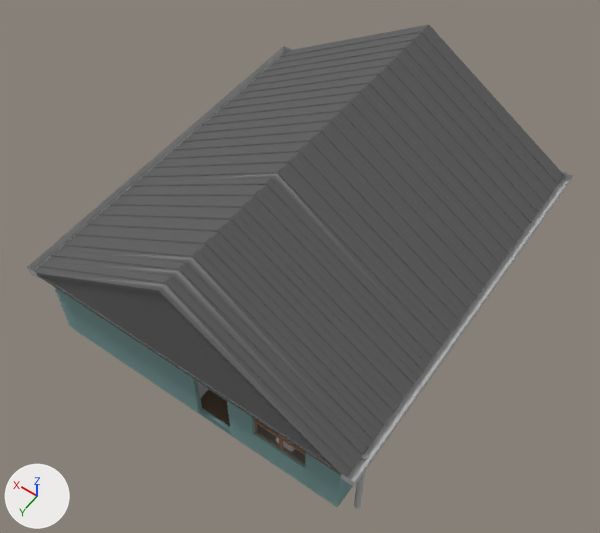
The Blender file NCEA Game 2024/Assets/Blender/betterhouse.blend as it was, and as the next commit left it.
Both versions are drawn from a 50 mm camera at (-11.9, 17.4, 27.6) aimed at (-0.5, 1.4, 2.5). Every picture has the same lights, and +X, +Y and +Z are marked at lower left.

The first picture shows 'Glass.col', 'Gutters', 'House.col', 'Roof.col'.
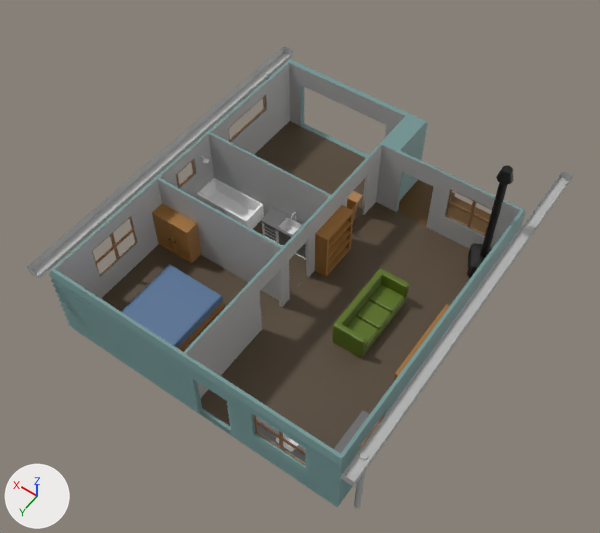
What differs and where, as boxes [x1, y1, x2, y2] in the pictures (600 x 533 px):
'Roof.col', hidden: before [34, 25, 564, 477]
'Couch.col', added (green): after [332, 269, 409, 358]
'Bookshelf.col', added (brown): after [315, 205, 354, 277]
'Bath.col', added: after [197, 178, 264, 229]
'Fireplace.col', added (black): after [466, 165, 514, 279]
    faces in mat_knobs (black #000000): [467, 165, 514, 279]
'TVStand.col', added: after [393, 304, 449, 382]
'House.col', unchanged, uncovered by the edit: before [53, 286, 352, 507]; after [49, 59, 526, 507]
'Bed.col', unchanged, uncovered by the edit: after [121, 264, 224, 351]
'Cupboard.col', unchanged, uncovered by the edit: after [152, 203, 202, 263]

What changed in the scene script:
```text
Add mat_material:
    mat_material = principled_material('Material')
    mat_material.base_color = (1.0, 1.0, 1.0)  # white #ffffff
Add mat_couch:
    mat_couch = principled_material('Couch')
    mat_couch.base_color = (0.0971, 0.161, 0.00696)  # dark green #587014
Add mat_wood_2:
    mat_wood_2 = principled_material('Wood 2')
    mat_wood_2.base_color = (0.181, 0.0901, 0.0239)  # brown #76552b
Add me_cube_010:
    me_cube_010.from_pydata(...)  # 16 vertices, 14 faces; spans x -1.0..3.42, y -1.0..1.0, z -1.0..1.0
    me_cube_010.materials.append(mat_material)  # white #ffffff
Add me_cube_009:
    me_cube_009.from_pydata(...)  # 560 vertices, 559 faces; spans x -0.74..0.7, y -1.71..1.71, z -0.3..0.91
    me_cube_009.materials.append(mat_couch)  # dark green #587014
Add me_cube_008:
    me_cube_008.from_pydata(...)  # 62 vertices, 60 faces; spans x -0.3..0.3, y -0.94..0.94, z -1.22..1.22
    me_cube_008.materials.append(mat_bedframe)  # brown #a27135
Add me_cube_003:
    me_cube_003.from_pydata(...)  # 656 vertices, 590 faces; spans x -0.41..0.48, y -0.62..0.62, z -0.2..5.96
    # faces by material slot: [140, 450]
    me_cube_003.materials.append(mat_knobs)  # black #000000
    me_cube_003.materials.append(mat_bedframe)  # brown #a27135
Add me_cube_004:
    me_cube_004.from_pydata(...)  # 80 vertices, 81 faces; spans x -1.0..1.0, y -1.0..8.82, z -1.0..1.0
    # faces by material slot: [75, 6]
    me_cube_004.materials.append(mat_bedframe)  # brown #a27135
    me_cube_004.materials.append(mat_wood_2)  # brown #76552b
Change ob_roof_col:
    add ob_roof_col.hide_set(True)
Add ob_bath_col:
    ob_bath_col = bpy.data.objects.new('Bath.col', me_cube_010)
    ob_bath_col.location = (5.71, -0.93, 0.42)
    ob_bath_col.rotation_euler = (0.0, 0.0, 3.142)  # degrees (0, 0, 180)
    ob_bath_col.scale = (0.627, 0.627, 0.417)
Add ob_couch_col:
    ob_couch_col = bpy.data.objects.new('Couch.col', me_cube_009)
    ob_couch_col.location = (-3.23, 0.44, 0.27)
Add ob_bookshelf_col:
    ob_bookshelf_col = bpy.data.objects.new('Bookshelf.col', me_cube_008)
    ob_bookshelf_col.location = (-0.24, -1.29, 1.19)
Add ob_fireplace_col:
    ob_fireplace_col = bpy.data.objects.new('Fireplace.col', me_cube_003)
    ob_fireplace_col.location = (-5.54, -4.2, 0.19)
    ob_fireplace_col.rotation_euler = (0.0, 0.0, 0.457)  # degrees (0, 0, 26)
Add ob_tvstand_col:
    ob_tvstand_col = bpy.data.objects.new('TVStand.col', me_cube_004)
    ob_tvstand_col.location = (-5.89, -1.12, 0.38)
    ob_tvstand_col.scale = (0.398, 0.398, 0.398)
```
